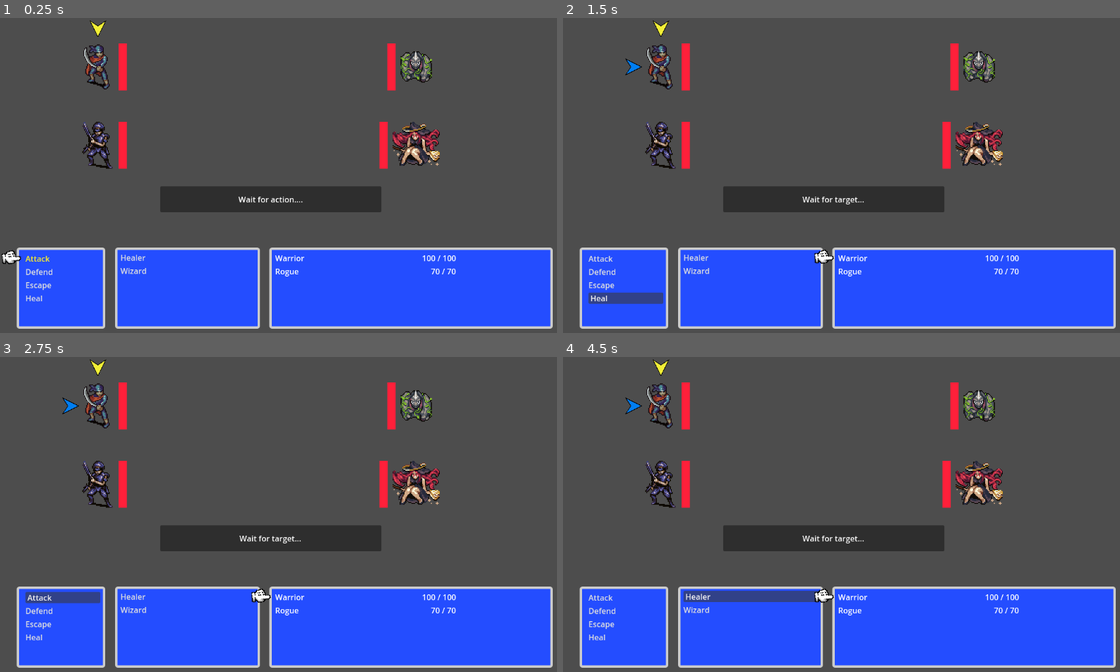
Above: before the commit, frames 1-4 (two rows, left to right).
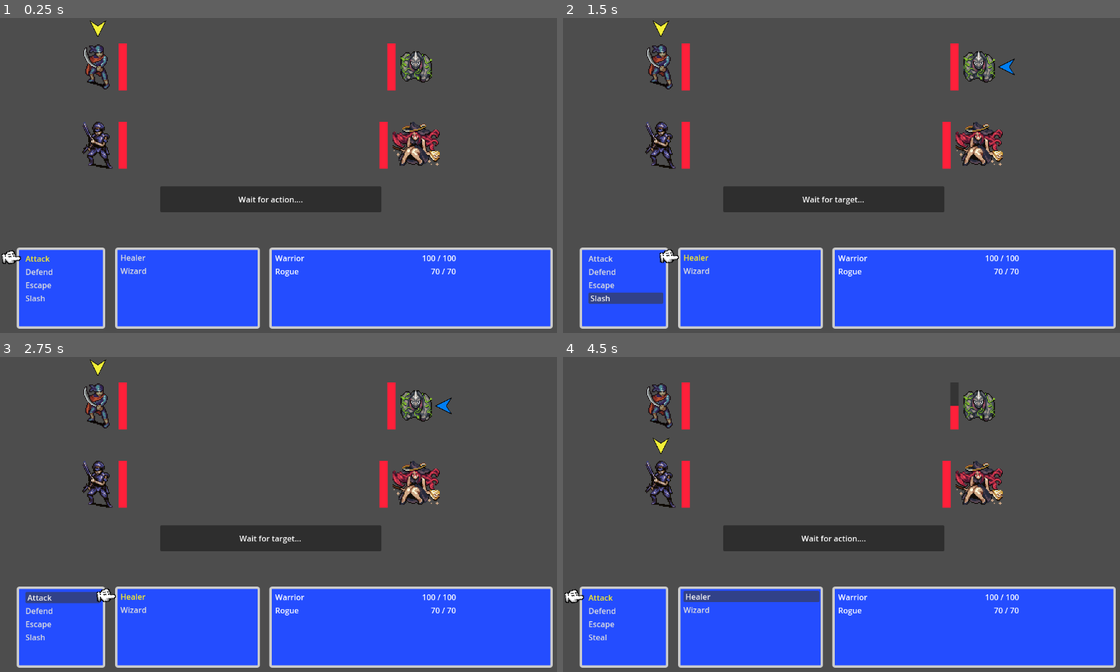
Above: after the commit, the same moments.

Repository: Archalos0/ff-fangame
Game: Godot game, scene res://scenes/battle_scene.tscn
The game is run twice, just before and just after one commit, with the same random seed, the same clock (stepped at 60 frames per second) and the same inputs.
Inputs (mouse positions are in pixels of both pictures, inside the frame that each line leads up to):
- Up to frame 1 (0.25 s): no input
- Up to frame 2 (1.5 s): click (624, 298) at 0.5 s, where only the run before the commit has a clickable "Heal"; click (624, 298) at 1.25 s, where only the run after the commit has a clickable "Slash"
- Up to frame 3 (2.75 s): click "Attack" at 2 s
- Up to frame 4 (4.5 s): click "Defend" at 2.75 s; click "Escape" at 3.5 s; click "Healer" at 4.25 s

The runs differ from the first frame. In frame 1, less than 0.1% of the frame differs, in the area x 4-9%, y 88-90%; in frame 2, 0.4%; in frame 3, 0.4%; in frame 4, 0.7%, in the area x 0-72%, y 0-90%.

Commit message:
feat: add actions resources and upadate synamically the battle menu with the actions of the active player

Diff:
--- /dev/null
+++ b/ressources/actions/fire_ball.tres
@@ -0,0 +1,10 @@
+[gd_resource type="Resource" script_class="ActionResource" load_steps=2 format=3 uid="uid://bcru5po70akxq"]
+
+[ext_resource type="Script" path="res://ressources/actions/action_ressource.gd" id="1_qhs6g"]
+
+[resource]
+script = ExtResource("1_qhs6g")
+action_name = "Fire ball"
+description = "Cast a fire ball on one enemy"
+cost = 0
+target_type = 0
--- /dev/null
+++ b/ressources/actions/slash.tres
@@ -0,0 +1,10 @@
+[gd_resource type="Resource" script_class="ActionResource" load_steps=2 format=3 uid="uid://rmwlil1ij16y"]
+
+[ext_resource type="Script" path="res://ressources/actions/action_ressource.gd" id="1_u2bgs"]
+
+[resource]
+script = ExtResource("1_u2bgs")
+action_name = "Slash"
+description = "Slash all anemies"
+cost = 0
+target_type = 2
--- /dev/null
+++ b/ressources/actions/steal.tres
@@ -0,0 +1,10 @@
+[gd_resource type="Resource" script_class="ActionResource" load_steps=2 format=3 uid="uid://bxv0rm1u2q6wd"]
+
+[ext_resource type="Script" path="res://ressources/actions/action_ressource.gd" id="1_8sg5n"]
+
+[resource]
+script = ExtResource("1_8sg5n")
+action_name = "Steal"
+description = "Steal an enemy"
+cost = 0
+target_type = 0
--- a/ressources/characters/healer.tres
+++ b/ressources/characters/healer.tres
@@ -1,9 +1,6 @@
-[gd_resource type="Resource" script_class="CharacterResource" load_steps=8 format=3 uid="uid://14nb65ifqtqv"]
+[gd_resource type="Resource" script_class="CharacterResource" load_steps=5 format=3 uid="uid://14nb65ifqtqv"]
 
 [ext_resource type="Script" path="res://ressources/actions/action_ressource.gd" id="1_4m7r4"]
-[ext_resource type="Resource" uid="uid://ch0skfp6wcka4" path="res://ressources/actions/attack.tres" id="2_qwexp"]
-[ext_resource type="Resource" uid="uid://g71qycx6kuua" path="res://ressources/actions/defend.tres" id="3_tpr4f"]
-[ext_resource type="Resource" uid="uid://blpyafh46t1gq" path="res://ressources/actions/escape.tres" id="4_e16t5"]
 [ext_resource type="Resource" uid="uid://c8b07q3k3miq1" path="res://ressources/actions/heal.tres" id="5_fldvd"]
 [ext_resource type="Script" path="res://ressources/characters/character.gd" id="5_xfby8"]
 [ext_resource type="Texture2D" uid="uid://cp0a3whikwmpk" path="res://assets/Battlers/World01_005_Shello.png" id="6_5ssqp"]
@@ -21,7 +18,7 @@
 accuracy = 10
 evasion = 5
 luck = 10
-actions_resources = Array[ExtResource("1_4m7r4")]([ExtResource("2_qwexp"), ExtResource("3_tpr4f"), ExtResource("4_e16t5"), ExtResource("5_fldvd")])
+actions_resources = Array[ExtResource("1_4m7r4")]([ExtResource("5_fldvd")])
 is_player = true
 is_selectable = false
 sprite = ExtResource("6_5ssqp")
--- a/ressources/characters/rogue.tres
+++ b/ressources/characters/rogue.tres
@@ -1,10 +1,7 @@
-[gd_resource type="Resource" script_class="CharacterResource" load_steps=8 format=3 uid="uid://c14y5llampbuw"]
+[gd_resource type="Resource" script_class="CharacterResource" load_steps=5 format=3 uid="uid://c14y5llampbuw"]
 
 [ext_resource type="Script" path="res://ressources/actions/action_ressource.gd" id="1_cpd1l"]
-[ext_resource type="Resource" uid="uid://ch0skfp6wcka4" path="res://ressources/actions/attack.tres" id="2_mdy4p"]
-[ext_resource type="Resource" uid="uid://g71qycx6kuua" path="res://ressources/actions/defend.tres" id="3_2u56p"]
-[ext_resource type="Resource" uid="uid://blpyafh46t1gq" path="res://ressources/actions/escape.tres" id="4_5f07w"]
-[ext_resource type="Resource" uid="uid://c8b07q3k3miq1" path="res://ressources/actions/heal.tres" id="5_iuogh"]
+[ext_resource type="Resource" uid="uid://bxv0rm1u2q6wd" path="res://ressources/actions/steal.tres" id="2_jkx4r"]
 [ext_resource type="Script" path="res://ressources/characters/character.gd" id="5_nbavk"]
 [ext_resource type="Texture2D" uid="uid://calrwa8jodpqf" path="res://assets/Battlers/World04_003_ Outlaw.png" id="6_xxcjl"]
 
@@ -21,7 +18,7 @@
 accuracy = 20
 evasion = 20
 luck = 10
-actions_resources = Array[ExtResource("1_cpd1l")]([ExtResource("2_mdy4p"), ExtResource("3_2u56p"), ExtResource("4_5f07w"), ExtResource("5_iuogh")])
+actions_resources = Array[ExtResource("1_cpd1l")]([ExtResource("2_jkx4r")])
 is_player = true
 is_selectable = false
 sprite = ExtResource("6_xxcjl")
--- a/ressources/characters/warrior.tres
+++ b/ressources/characters/warrior.tres
@@ -1,11 +1,8 @@
-[gd_resource type="Resource" script_class="CharacterResource" load_steps=8 format=3 uid="uid://cbgqya4fwns3c"]
+[gd_resource type="Resource" script_class="CharacterResource" load_steps=5 format=3 uid="uid://cbgqya4fwns3c"]
 
 [ext_resource type="Script" path="res://ressources/actions/action_ressource.gd" id="1_4v15e"]
-[ext_resource type="Resource" uid="uid://ch0skfp6wcka4" path="res://ressources/actions/attack.tres" id="2_f4aqk"]
 [ext_resource type="Script" path="res://ressources/characters/character.gd" id="2_kh0yw"]
-[ext_resource type="Resource" uid="uid://g71qycx6kuua" path="res://ressources/actions/defend.tres" id="3_kd527"]
-[ext_resource type="Resource" uid="uid://blpyafh46t1gq" path="res://ressources/actions/escape.tres" id="4_y86r2"]
-[ext_resource type="Resource" uid="uid://c8b07q3k3miq1" path="res://ressources/actions/heal.tres" id="5_6chct"]
+[ext_resource type="Resource" uid="uid://rmwlil1ij16y" path="res://ressources/actions/slash.tres" id="2_pqqcs"]
 [ext_resource type="Texture2D" uid="uid://d3g1yyhevef2b" path="res://assets/Battlers/World01_007_Pirate.png" id="6_ppfsd"]
 
 [resource]
@@ -21,7 +18,7 @@
 accuracy = 5
 evasion = 5
 luck = 10
-actions_resources = Array[ExtResource("1_4v15e")]([ExtResource("2_f4aqk"), ExtResource("3_kd527"), ExtResource("4_y86r2"), ExtResource("5_6chct")])
+actions_resources = Array[ExtResource("1_4v15e")]([ExtResource("2_pqqcs")])
 is_player = true
 is_selectable = false
 sprite = ExtResource("6_ppfsd")
--- a/ressources/characters/wizard.tres
+++ b/ressources/characters/wizard.tres
@@ -1,10 +1,7 @@
-[gd_resource type="Resource" script_class="CharacterResource" load_steps=8 format=3 uid="uid://d3e0ukcbrq2xt"]
+[gd_resource type="Resource" script_class="CharacterResource" load_steps=5 format=3 uid="uid://d3e0ukcbrq2xt"]
 
 [ext_resource type="Script" path="res://ressources/actions/action_ressource.gd" id="1_hwe2i"]
-[ext_resource type="Resource" uid="uid://ch0skfp6wcka4" path="res://ressources/actions/attack.tres" id="2_2mt21"]
-[ext_resource type="Resource" uid="uid://g71qycx6kuua" path="res://ressources/actions/defend.tres" id="3_mcas3"]
-[ext_resource type="Resource" uid="uid://blpyafh46t1gq" path="res://ressources/actions/escape.tres" id="4_gggol"]
-[ext_resource type="Resource" uid="uid://c8b07q3k3miq1" path="res://ressources/actions/heal.tres" id="5_81284"]
+[ext_resource type="Resource" uid="uid://bcru5po70akxq" path="res://ressources/actions/fire_ball.tres" id="2_mt3o5"]
 [ext_resource type="Script" path="res://ressources/characters/character.gd" id="5_e60fw"]
 [ext_resource type="Texture2D" uid="uid://2gq3o6rectv7" path="res://assets/Battlers/World01_006_Witch.png" id="6_4i7p2"]
 
@@ -21,7 +18,7 @@
 accuracy = 10
 evasion = 5
 luck = 10
-actions_resources = Array[ExtResource("1_hwe2i")]([ExtResource("2_2mt21"), ExtResource("3_mcas3"), ExtResource("4_gggol"), ExtResource("5_81284")])
+actions_resources = Array[ExtResource("1_hwe2i")]([ExtResource("2_mt3o5")])
 is_player = true
 is_selectable = false
 sprite = ExtResource("6_4i7p2")
--- a/scenes/battle_menu.tscn
+++ b/scenes/battle_menu.tscn
@@ -1,10 +1,13 @@
-[gd_scene load_steps=7 format=3 uid="uid://bwxim7a03270n"]
+[gd_scene load_steps=10 format=3 uid="uid://bwxim7a03270n"]
 
 [ext_resource type="Script" path="res://scripts/battle_menu.gd" id="1_quhk2"]
 [ext_resource type="Script" path="res://scripts/UI/Menu/target_selection_menu.gd" id="4_eyooa"]
+[ext_resource type="Resource" uid="uid://ch0skfp6wcka4" path="res://ressources/actions/attack.tres" id="4_p06pf"]
 [ext_resource type="Script" path="res://scripts/UI/Menu/menu_handler.gd" id="4_vka4l"]
+[ext_resource type="Resource" uid="uid://g71qycx6kuua" path="res://ressources/actions/defend.tres" id="5_hbmq4"]
 [ext_resource type="Script" path="res://scripts/UI/Menu/player_selection_menu.gd" id="5_jdmb0"]
 [ext_resource type="PackedScene" uid="uid://b30pk6sumq6rl" path="res://scenes/UI/action_button.tscn" id="5_lafcj"]
+[ext_resource type="Resource" uid="uid://blpyafh46t1gq" path="res://ressources/actions/escape.tres" id="6_30gwh"]
 
 [sub_resource type="StyleBoxFlat" id="StyleBoxFlat_p3q5r"]
 bg_color = Color(0.141176, 0.301961, 1, 1)
@@ -51,6 +54,7 @@
 [node name="AttackButton" parent="ActionSelection/VBoxContainer" instance=ExtResource("5_lafcj")]
 layout_mode = 2
 text = "Attack"
+action_ressource = ExtResource("4_p06pf")
 
 [node name="HandSelection" parent="ActionSelection/VBoxContainer/AttackButton" index="0"]
 visible = false
@@ -58,6 +62,7 @@
 [node name="DefendButton" parent="ActionSelection/VBoxContainer" instance=ExtResource("5_lafcj")]
 layout_mode = 2
 text = "Defend"
+action_ressource = ExtResource("5_hbmq4")
 
 [node name="HandSelection" parent="ActionSelection/VBoxContainer/DefendButton" index="0"]
 visible = false
@@ -65,15 +70,9 @@
 [node name="EscapeButton" parent="ActionSelection/VBoxContainer" instance=ExtResource("5_lafcj")]
 layout_mode = 2
 text = "Escape"
+action_ressource = ExtResource("6_30gwh")
 
 [node name="HandSelection" parent="ActionSelection/VBoxContainer/EscapeButton" index="0"]
-visible = false
-
-[node name="HealButton" parent="ActionSelection/VBoxContainer" instance=ExtResource("5_lafcj")]
-layout_mode = 2
-text = "Heal"
-
-[node name="HandSelection" parent="ActionSelection/VBoxContainer/HealButton" index="0"]
 visible = false
 
 [node name="TargetSelection" type="Panel" parent="."]
@@ -121,4 +120,3 @@
 [editable path="ActionSelection/VBoxContainer/AttackButton"]
 [editable path="ActionSelection/VBoxContainer/DefendButton"]
 [editable path="ActionSelection/VBoxContainer/EscapeButton"]
-[editable path="ActionSelection/VBoxContainer/HealButton"]
--- a/scenes/battle_scene.tscn
+++ b/scenes/battle_scene.tscn
@@ -1,14 +1,9 @@
-[gd_scene load_steps=14 format=3 uid="uid://dyrh7x6drt5m2"]
+[gd_scene load_steps=9 format=3 uid="uid://dyrh7x6drt5m2"]
 
 [ext_resource type="PackedScene" uid="uid://2hp84b1nweti" path="res://scenes/turn_queue.tscn" id="1_78bgw"]
 [ext_resource type="PackedScene" uid="uid://wjgldpaop2o" path="res://scenes/character.tscn" id="2_l5bt3"]
 [ext_resource type="PackedScene" uid="uid://bwxim7a03270n" path="res://scenes/battle_menu.tscn" id="3_e4y40"]
-[ext_resource type="Script" path="res://ressources/actions/action_ressource.gd" id="4_6xxpw"]
-[ext_resource type="Resource" uid="uid://ch0skfp6wcka4" path="res://ressources/actions/attack.tres" id="5_5rpue"]
 [ext_resource type="PackedScene" uid="uid://dklsry4omvh26" path="res://scenes/message_box.tscn" id="5_boqcs"]
-[ext_resource type="Resource" uid="uid://g71qycx6kuua" path="res://ressources/actions/defend.tres" id="6_x3f0k"]
-[ext_resource type="Resource" uid="uid://blpyafh46t1gq" path="res://ressources/actions/escape.tres" id="7_q6ykl"]
-[ext_resource type="Resource" uid="uid://c8b07q3k3miq1" path="res://ressources/actions/heal.tres" id="8_8bc8v"]
 [ext_resource type="Resource" uid="uid://c14y5llampbuw" path="res://ressources/characters/rogue.tres" id="8_o4upw"]
 [ext_resource type="Resource" uid="uid://14nb65ifqtqv" path="res://ressources/characters/healer.tres" id="9_l678p"]
 [ext_resource type="Resource" uid="uid://d3e0ukcbrq2xt" path="res://ressources/characters/wizard.tres" id="10_l5a4b"]
@@ -25,24 +20,20 @@
 
 [node name="Character" parent="TurnQueue" instance=ExtResource("2_l5bt3")]
 position = Vector2(200, 100)
-actions_resources = Array[ExtResource("4_6xxpw")]([ExtResource("5_5rpue"), ExtResource("6_x3f0k"), ExtResource("7_q6ykl"), ExtResource("8_8bc8v")])
 is_player = true
 
 [node name="Character2" parent="TurnQueue" instance=ExtResource("2_l5bt3")]
 position = Vector2(200, 260)
 character_resource = ExtResource("8_o4upw")
-actions_resources = Array[ExtResource("4_6xxpw")]([ExtResource("5_5rpue"), ExtResource("6_x3f0k"), ExtResource("7_q6ykl")])
 is_player = true
 
 [node name="Character3" parent="TurnQueue" instance=ExtResource("2_l5bt3")]
 position = Vector2(850, 100)
 character_resource = ExtResource("9_l678p")
-actions_resources = Array[ExtResource("4_6xxpw")]([ExtResource("5_5rpue"), ExtResource("6_x3f0k"), ExtResource("7_q6ykl")])
 
 [node name="Character4" parent="TurnQueue" instance=ExtResource("2_l5bt3")]
 position = Vector2(850, 260)
 character_resource = ExtResource("10_l5a4b")
-actions_resources = Array[ExtResource("4_6xxpw")]([ExtResource("5_5rpue"), ExtResource("6_x3f0k"), ExtResource("7_q6ykl")])
 
 [node name="CanvasLayer" type="CanvasLayer" parent="."]
 
@@ -59,5 +50,4 @@
 [editable path="CanvasLayer/BattleMenu/ActionSelection/VBoxContainer/AttackButton"]
 [editable path="CanvasLayer/BattleMenu/ActionSelection/VBoxContainer/DefendButton"]
 [editable path="CanvasLayer/BattleMenu/ActionSelection/VBoxContainer/EscapeButton"]
-[editable path="CanvasLayer/BattleMenu/ActionSelection/VBoxContainer/HealButton"]
 [editable path="CanvasLayer/MessageBox"]
--- a/scripts/UI/Buttons/action_button.gd
+++ b/scripts/UI/Buttons/action_button.gd
@@ -2,13 +2,18 @@
 
 @onready var turn_queue: TurnQueue = $"/root/BattleScene/TurnQueue"
 
-@export var action: Action
+@export var action_ressource: ActionResource
+var action: Action
 
 func _ready() -> void:
 	initialize()
 
+func load_action_ressource():
+	set_action(Action.from_action_resource(action_ressource))
+
 func set_action(new_action: Action):
 	action = new_action
+	text = action.action_name
 
 func _on_button_up() -> void:
 	turn_queue.action_selected.emit(action)
--- a/scripts/battle_menu.gd
+++ b/scripts/battle_menu.gd
@@ -3,22 +3,33 @@
 @onready var attack_button: ActionButton = $ActionSelection/VBoxContainer/AttackButton
 @onready var defend_button: ActionButton = $ActionSelection/VBoxContainer/DefendButton
 @onready var escape_button: ActionButton = $ActionSelection/VBoxContainer/EscapeButton
-@onready var heal_button: ActionButton = $ActionSelection/VBoxContainer/HealButton
 
 @onready var action_selection: MenuHandler = $ActionSelection
 @onready var target_selection: MenuHandler = $TargetSelection
 @onready var player_character_informations: PlayerSelectionMenu = $PlayerCharacterInformations
 
+const ACTION_BUTTON = preload("res://scenes/UI/action_button.tscn")
 
 # Called when the node enters the scene tree for the first time.
 func _ready() -> void:
 	mouse_filter = MOUSE_FILTER_PASS
 
+	for action_button: ActionButton in action_selection.v_box_container.get_children():
+		action_button.load_action_ressource()
+
 func update_actions_buttons(actions: Array[Action]):
-	attack_button.set_action(actions[0])
-	defend_button.set_action(actions[1])
-	escape_button.set_action(actions[2])
-	heal_button.set_action(actions[3])
+
+	for action: Action in actions:
+		var action_button: ActionButton = ACTION_BUTTON.instantiate()
+		action_button.set_action(action)
+		action_selection.v_box_container.add_child(action_button)
+
+func delete_previous_action():
+	for action_button: ActionButton in action_selection.v_box_container.get_children():
+		if(action_button.action_ressource != null):
+			continue
+
+		action_button.queue_free()
 
 func set_focus_on_target_selection():
 	target_selection.get_focus()
--- a/scripts/characters/character.gd
+++ b/scripts/characters/character.gd
@@ -7,7 +7,6 @@
 @export var stats: Stats
 
 @export var actions: Array[Action] = []
-@export var actions_resources: Array[ActionResource] = []
 
 # Character controls
 @export var is_player: bool
--- a/scripts/turn_queue.gd
+++ b/scripts/turn_queue.gd
@@ -61,6 +61,7 @@
 
 func end_turn():
 	active_character.end_turn()
+	battle_menu.delete_previous_action()
 	set_next_character()
 	play_turn()
 
